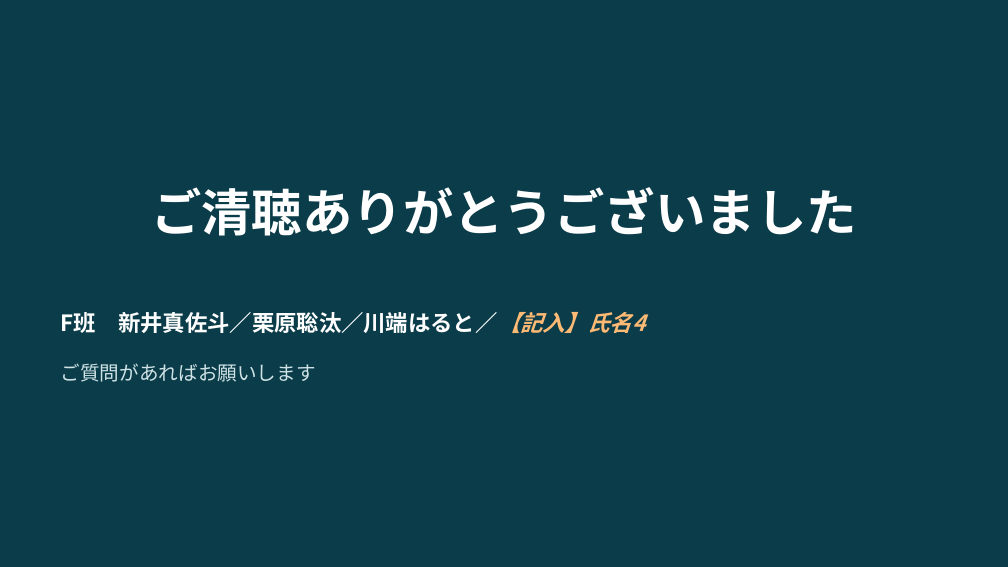
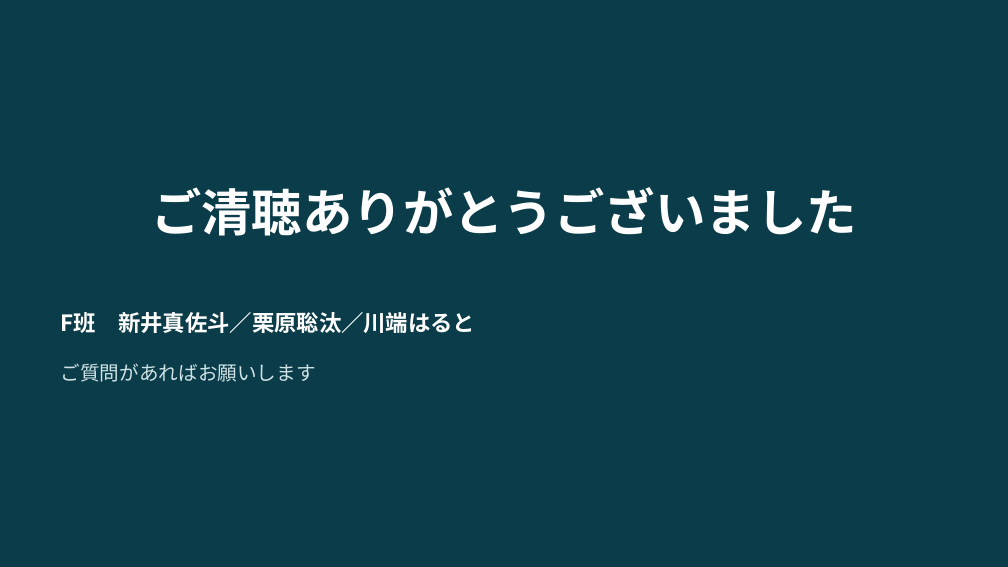
Before and after one commit to amasato1221/web_-application, a slide deck: slide 14 of 成果発表会資料_テンプレート.pptx. Drawn at 1008x567 pixels with LibreOffice and Linux fonts; fonts in the diff are those of the drawing. Boxes give left, top, right and bottom in pixels: in the first picture for what was removed or moved away, otherwise in the second. Text is boxed around its words. In the diff, an @@ line names an element or a change of style, - is before the commit and + after.

```diff
--- a/成果発表会資料_テンプレート.pptx
+++ b/成果発表会資料_テンプレート.pptx
@@ text at bbox=[60, 312, 475, 333]: text changed @@
-F班 新井真佐斗／栗原聡汰／川端はると／【記入】氏名4
+F班 新井真佐斗／栗原聡汰／川端はると
```
Also in this commit, not shown: 13 other slides changed, 4 other files.
